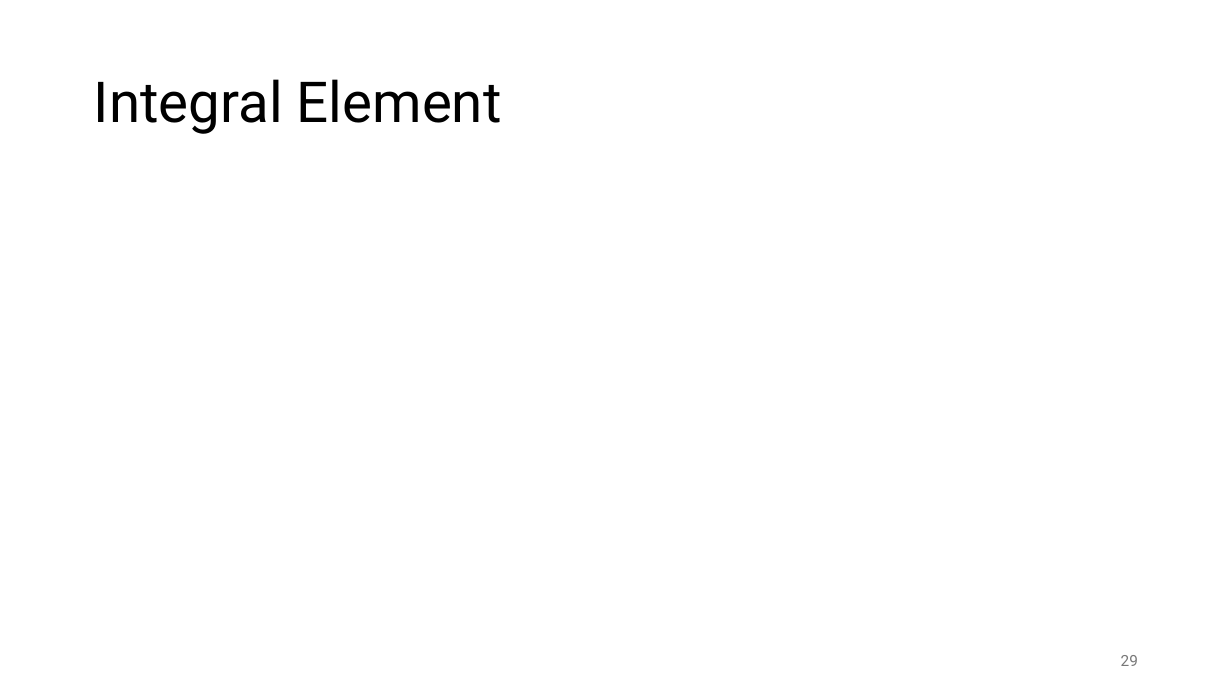
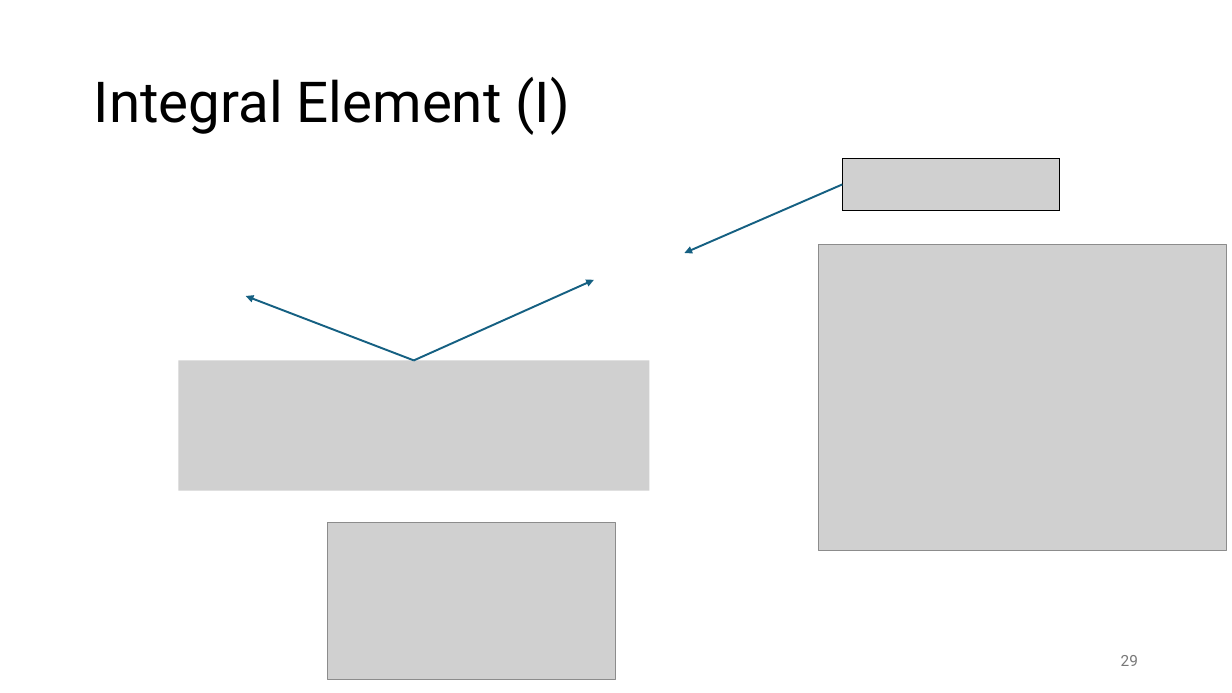
Before and after one commit to FelixWick/control_engineering, a slide deck: slide 29 of slides/3_Laplace.pptx. Drawn at 1232x693 pixels with LibreOffice and Linux fonts; fonts in the diff are those of the drawing; grey boxes stand for pictures. Boxes give left, top, right and bottom in pixels: in the first picture for what was removed or moved away, otherwise in the second. Text is boxed around its words. In the diff, an @@ line names an element or a change of style, - is before the commit and + after.

Commit message:
individual elements

```diff
--- a/slides/3_Laplace.pptx
+++ b/slides/3_Laplace.pptx
@@ title at <box>94,77,570,135</box>: text changed @@
-Integral Element
+Integral Element (I)
@@ picture added at <box>843,158,1060,211</box> @@
@@ arrow added from (843, 185) to (685, 253), #156082 1.5 pt @@
@@ picture added at <box>818,244,1226,550</box> @@
@@ arrow added from (414, 360) to (246, 296), #156082 1.5 pt @@
@@ arrow added from (414, 360) to (594, 280), #156082 1.5 pt @@
@@ picture added at <box>178,360,650,491</box> @@
@@ picture added at <box>327,523,616,679</box> @@
```
Also in this commit, not shown: 4 other slides changed, 2 slides added, 1 slide removed.
